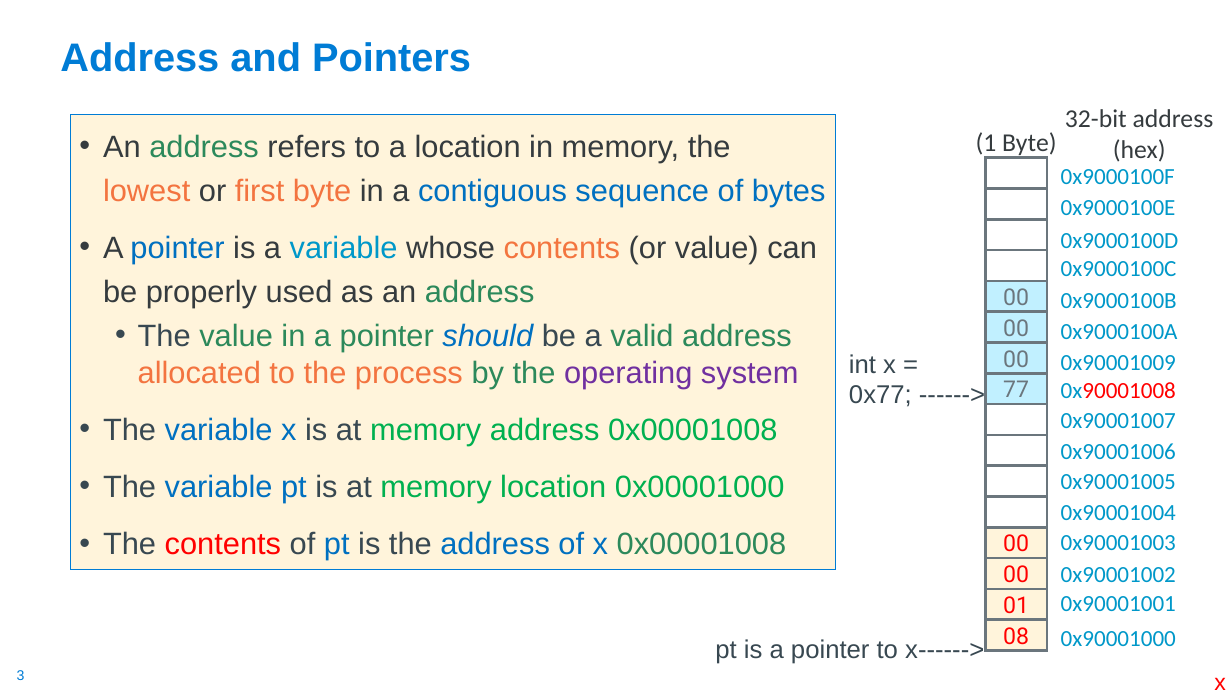
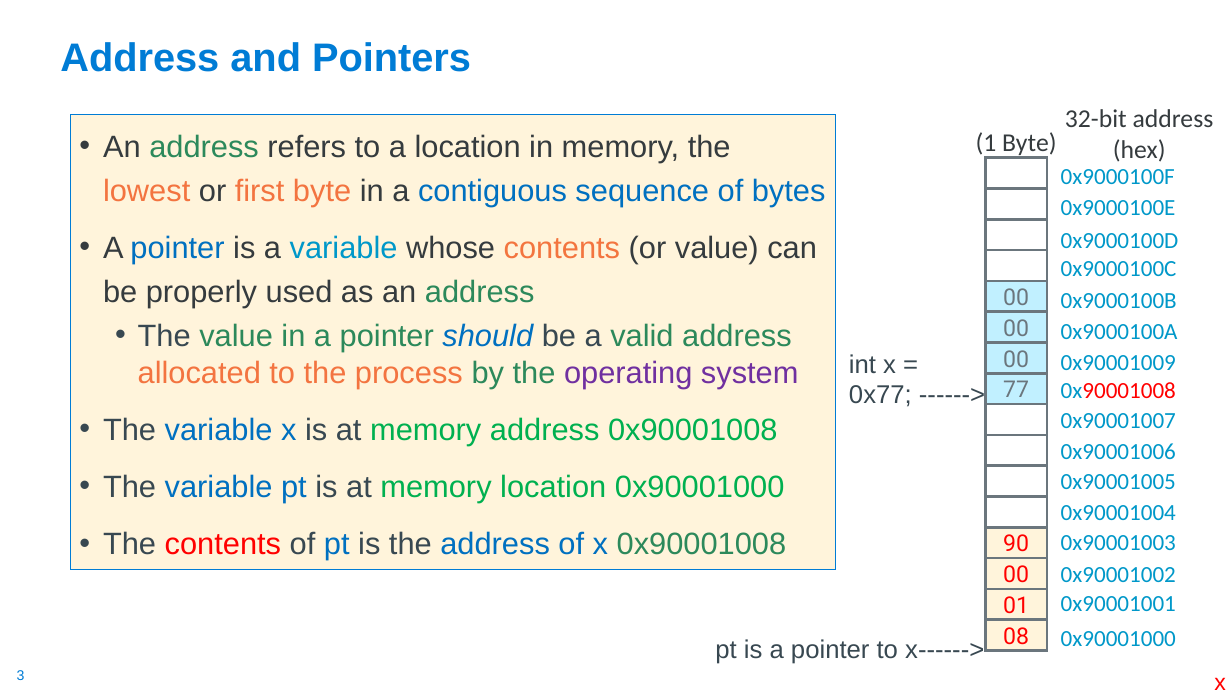
Before and after one commit to cse30-fa22/Muller_CSE30_Lecture_Slides, a slide deck: slide 3 of 03_C_Part2.pptx. Drawn at 1232x693 pixels with LibreOffice and Linux fonts; fonts in the diff are those of the drawing. Boxes give left, top, right and bottom in pixels: in the first picture for what was removed or moved away, otherwise in the second. Text is boxed around its words. In the diff, an @@ line names an element or a change of style, - is before the commit and + after.

```diff
--- a/03_C_Part2.pptx
+++ b/03_C_Part2.pptx
@@ text at (103, 417, 787, 560): text changed @@
-• The variable x is at memory address 0x00001008
-• The variable pt is at memory location 0x00001000
-• The contents of pt is the address of x 0x00001008
+• The variable x is at memory address 0x90001008
+• The variable pt is at memory location 0x90001000
+• The contents of pt is the address of x 0x90001008
@@ text in rectangle at (1003, 534, 1029, 552): text changed @@
-00
+90
```
Also in this commit, not shown: 16 other slides changed, 22 slides added, 3 slides removed, 1 other file.
